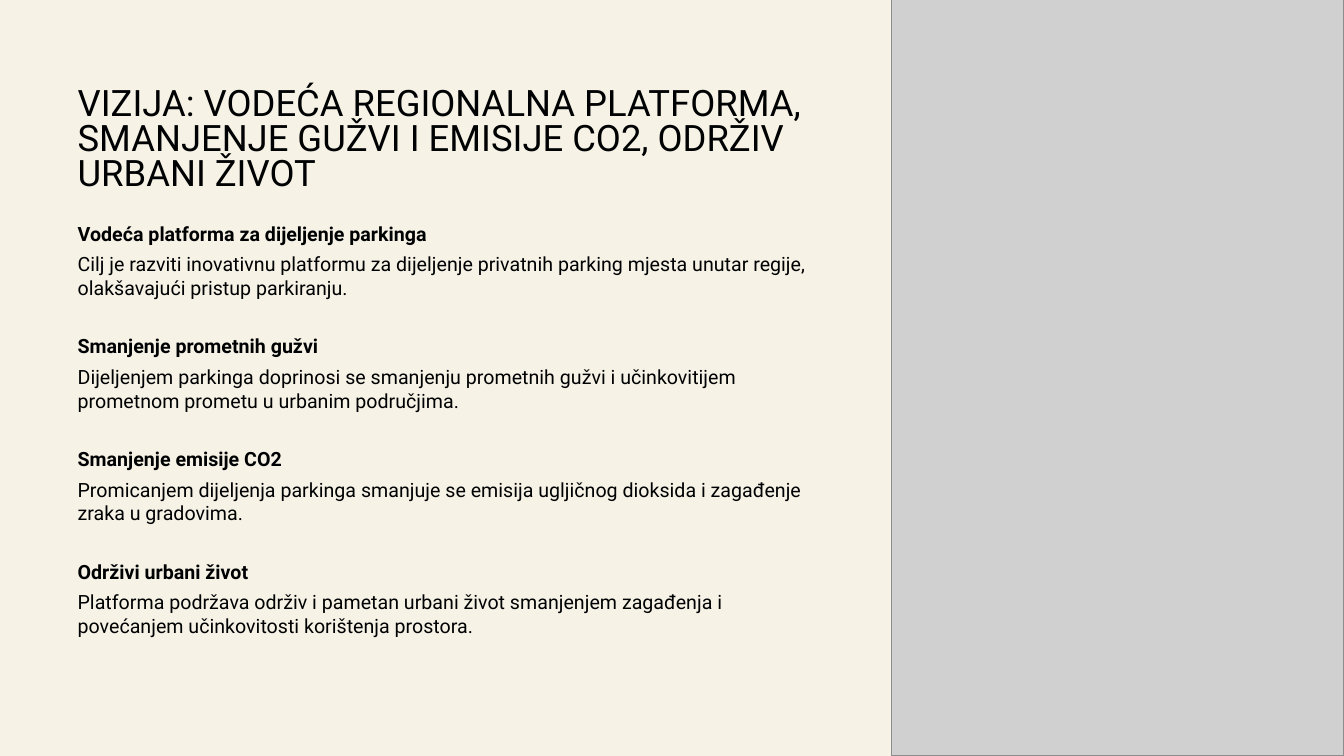
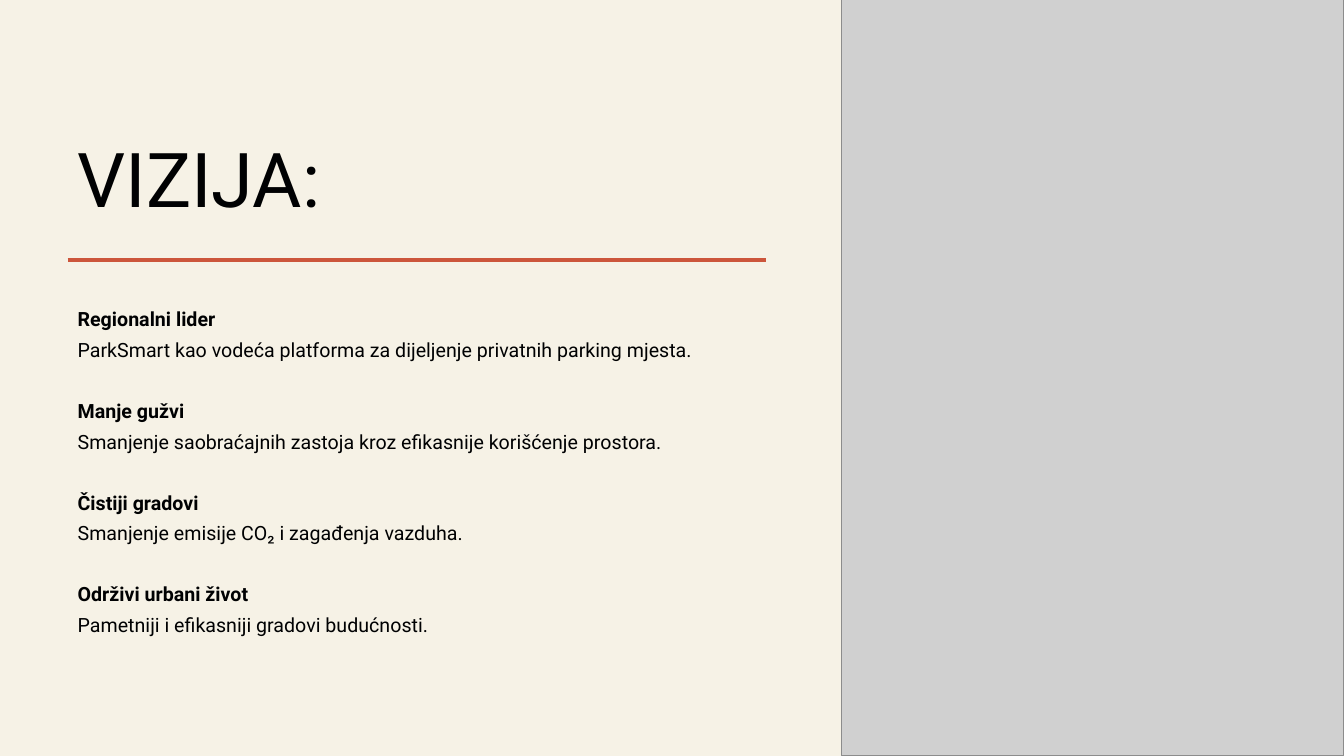
Before and after one commit to MastilovicRadoslav/startup_launch_simulation, a slide deck: slide 7 of Pitch presentation.pptx. Drawn at 1344x756 pixels with LibreOffice and Linux fonts; fonts in the diff are those of the drawing; grey boxes stand for pictures. Boxes give left, top, right and bottom in pixels: in the first picture for what was removed or moved away, otherwise in the second. Text is boxed around its words. In the diff, an @@ line names an element or a change of style, - is before the commit and + after.

```diff
--- a/Pitch presentation.pptx
+++ b/Pitch presentation.pptx
@@ picture: place and size @@
-picture at [892,0,1344,756]
+picture at [842,0,1344,756]
@@ title at [78,153,321,208]: text changed; size 26 to 54 pt @@
-VIZIJA: VODEĆA REGIONALNA PLATFORMA, SMANJENJE GUŽVI I EMISIJE CO2, ODRŽIV URBANI ŽIVOT
+VIZIJA:
@@ line added from (68, 260) to (766, 260), #CC563B 2.5 pt @@
@@ text "Regionalni lider": place and size @@
-text "Regionalni lider" at [78,226,805,637]
+text "Regionalni lider" at [78,311,692,636]
@@ text at [78,311,692,544]: text changed @@
-Vodeća platforma za dijeljenje parkinga
-  Cilj je razviti inovativnu platformu za dijeljenje privatnih parking mjesta unutar regije, olakšavajući pristup parkiranju.
-Smanjenje prometnih gužvi
-  Dijeljenjem parkinga doprinosi se smanjenju prometnih gužvi i učinkovitijem prometnom prometu u urbanim područjima.
-Smanjenje emisije CO2
-  Promicanjem dijeljenja parkinga smanjuje se emisija ugljičnog dioksida i zagađenje zraka u gradovima.
+Regionalni lider
+  ParkSmart kao vodeća platforma za dijeljenje privatnih parking mjesta.
+  Manje gužvi
+  Smanjenje saobraćajnih zastoja kroz efikasnije korišćenje prostora.
+  Čistiji gradovi
+  Smanjenje emisije CO₂ i zagađenja vazduha.
@@ text at [78,586,248,602]: list level 1 to 2 in "Održivi urbani život" @@
@@ text at [78,617,428,636]: text changed @@
-  Platforma podržava održiv i pametan urbani život smanjenjem zagađenja i povećanjem učinkovitosti korištenja prostora.
+  Pametniji i efikasniji gradovi budućnosti.
```
Also in this commit, not shown: 5 other slides changed, 1 slide added, 1 slide removed, 1 other file.
